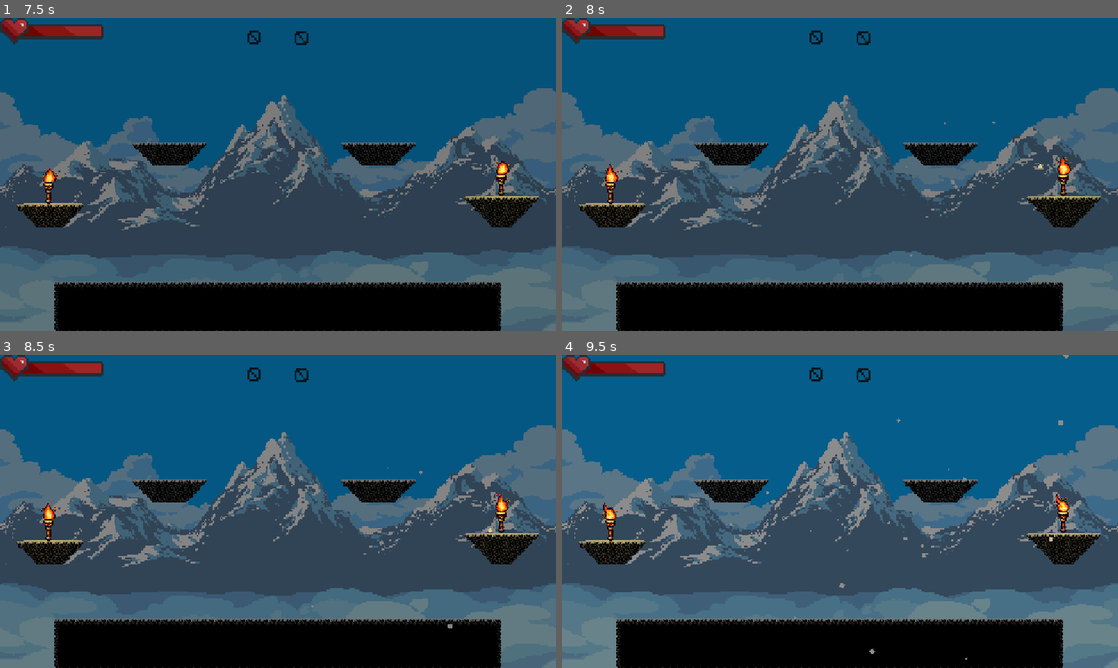
Above: before the commit, frames 1-4 (two rows, left to right).
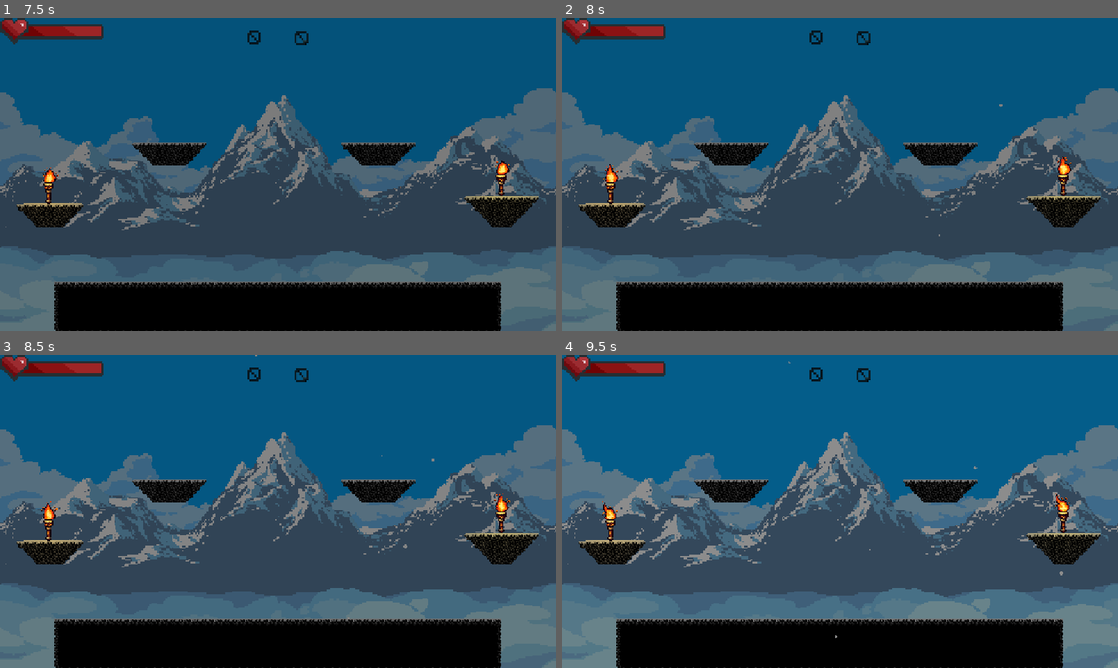
Above: after the commit, the same moments.

Repository: MilDevelop/dynamic-attack
Game: Godot game, scene res://World/main.tscn
The game is run twice, just before and just after one commit, with the same random seed, the same clock (stepped at 60 frames per second) and the same inputs. The engine's default icon, where the game draws it, is replaced by a stand-in: a white triangle on a blue panel in a dark square.
Inputs (mouse positions are in pixels of both pictures, inside the frame that each line leads up to):
- Up to frame 1 (7.5 s): click (278, 196) at 0.52 s; type "12" at 0.6 s; click "ENTER" at 1.25 s; click "ENTER" at 2 s; tap Enter (ui_accept) at 2.75, 3.02, 3.77, 5.27, 6.02, 6.77 s; move the mouse to (400, 158) at 2.77 s; hold Shift (sit) 2.78-3.53 s; hold D (ui_right) 2.78-4.28 s; move the mouse to (166, 190) at 3.52 s; right-click (166, 190) at 3.6 s; tap Shift (sit) at 3.8, 5.1, 6.8 s; move the mouse to (333, 105) at 4.27 s; hold A (ui_left) 4.28-5.03 s; hold Shift (sit) 4.28-5.03 s; click (333, 105) at 4.35 s; move the mouse to (250, 237) at 5.02 s; hold D (ui_right) 5.03-6.53 s; move the mouse to (444, 221) at 5.77 s; hold Shift (sit) 5.78-6.53 s; move the mouse to (111, 127) at 6.52 s; hold A (ui_left) 6.53-7.28 s; right-click (111, 127) at 6.6 s; move the mouse to (305, 174) at 7.27 s; hold D (ui_right) from 7.28 s (still down); hold Shift (sit) from 7.28 s (still down); click (305, 174) at 7.35 s
- Up to frame 2 (8 s): keep holding D (ui_right); keep holding Shift (sit)
- Up to frame 3 (8.5 s): tap Enter (ui_accept) at 8, 8.27 s; move the mouse to (194, 433) at 8.02 s; release D (ui_right) at 8.03 s; release Shift (sit) at 8.03 s; hold A (ui_left) from 8.03 s (still down); tap Shift (sit) at 8.1 s
- Up to frame 4 (9.5 s): keep holding A (ui_left); move the mouse to (962, 495) at 8.77 s; hold Shift (sit) from 8.78 s (still down); tap Enter (ui_accept) at 9.02 s

Frame 1 is identical in both runs. In frame 2, less than 0.1% of the frame differs, in the area x 61-87%, y 27-77%; in frame 3, less than 0.1%; in frame 4, 0.2%, in the area x 3-92%, y 0-98%.

Commit message:
Beta 1.2

Diff:
--- a/Player/player.gd
+++ b/Player/player.gd
@@ -286,6 +286,7 @@
 
 @rpc("any_peer", "call_local")
 func death_and_reboot():
+	AnimPlayer.play("death")
 	health = 0
 	deaths += 1
 	if deaths < 3:
--- a/Player/player.tscn
+++ b/Player/player.tscn
@@ -214,6 +214,38 @@
 atlas = ExtResource("2_i8krh")
 region = Rect2(0, 148, 50, 37)
 
+[sub_resource type="AtlasTexture" id="AtlasTexture_k53q1"]
+atlas = ExtResource("4_fjqp5")
+region = Rect2(192, 148, 48, 37)
+
+[sub_resource type="AtlasTexture" id="AtlasTexture_fhl08"]
+atlas = ExtResource("4_fjqp5")
+region = Rect2(240, 148, 48, 37)
+
+[sub_resource type="AtlasTexture" id="AtlasTexture_vtle1"]
+atlas = ExtResource("4_fjqp5")
+region = Rect2(288, 148, 48, 37)
+
+[sub_resource type="AtlasTexture" id="AtlasTexture_od3ui"]
+atlas = ExtResource("4_fjqp5")
+region = Rect2(0, 185, 48, 37)
+
+[sub_resource type="AtlasTexture" id="AtlasTexture_00tjw"]
+atlas = ExtResource("4_fjqp5")
+region = Rect2(48, 185, 48, 37)
+
+[sub_resource type="AtlasTexture" id="AtlasTexture_x3vf3"]
+atlas = ExtResource("4_fjqp5")
+region = Rect2(96, 185, 48, 37)
+
+[sub_resource type="AtlasTexture" id="AtlasTexture_apopc"]
+atlas = ExtResource("4_fjqp5")
+region = Rect2(144, 185, 48, 37)
+
+[sub_resource type="AtlasTexture" id="AtlasTexture_5htga"]
+atlas = ExtResource("4_fjqp5")
+region = Rect2(192, 185, 48, 37)
+
 [sub_resource type="AtlasTexture" id="AtlasTexture_axhk5"]
 atlas = ExtResource("3_psyry")
 region = Rect2(48, 555, 48, 37)
@@ -433,6 +465,35 @@
 "loop": false,
 "name": &"Slide",
 "speed": 5.0
+}, {
+"frames": [{
+"duration": 1.0,
+"texture": SubResource("AtlasTexture_k53q1")
+}, {
+"duration": 1.0,
+"texture": SubResource("AtlasTexture_fhl08")
+}, {
+"duration": 1.0,
+"texture": SubResource("AtlasTexture_vtle1")
+}, {
+"duration": 1.0,
+"texture": SubResource("AtlasTexture_od3ui")
+}, {
+"duration": 1.0,
+"texture": SubResource("AtlasTexture_00tjw")
+}, {
+"duration": 1.0,
+"texture": SubResource("AtlasTexture_x3vf3")
+}, {
+"duration": 1.0,
+"texture": SubResource("AtlasTexture_apopc")
+}, {
+"duration": 1.0,
+"texture": SubResource("AtlasTexture_5htga")
+}],
+"loop": false,
+"name": &"death",
+"speed": 13.0
 }, {
 "frames": [{
 "duration": 1.0,
@@ -805,6 +866,33 @@
 "transitions": PackedFloat32Array(1, 1),
 "update": 1,
 "values": [false, true]
+}
+
+[sub_resource type="Animation" id="Animation_k53q1"]
+length = 0.615385
+tracks/0/type = "value"
+tracks/0/imported = false
+tracks/0/enabled = true
+tracks/0/path = NodePath("AnimatedSprite2D:frame")
+tracks/0/interp = 1
+tracks/0/loop_wrap = true
+tracks/0/keys = {
+"times": PackedFloat32Array(0, 0.0769231, 0.153846, 0.230769, 0.307692, 0.384615, 0.461538, 0.538462),
+"transitions": PackedFloat32Array(1, 1, 1, 1, 1, 1, 1, 1),
+"update": 1,
+"values": [0, 1, 2, 3, 4, 5, 6, 7]
+}
+tracks/1/type = "value"
+tracks/1/imported = false
+tracks/1/enabled = true
+tracks/1/path = NodePath("AnimatedSprite2D:animation")
+tracks/1/interp = 1
+tracks/1/loop_wrap = true
+tracks/1/keys = {
+"times": PackedFloat32Array(0),
+"transitions": PackedFloat32Array(1),
+"update": 1,
+"values": ["death"]
 }
 
 [sub_resource type="Animation" id="Animation_12aql"]
@@ -859,6 +947,7 @@
 &"RESET": SubResource("Animation_y1iu2"),
 &"Run": SubResource("Animation_1mrg1"),
 &"Slide": SubResource("Animation_bacvu"),
+&"death": SubResource("Animation_k53q1"),
 &"fallen for attack": SubResource("Animation_12aql")
 }
 
@@ -934,7 +1023,7 @@
 position = Vector2(3, -10)
 scale = Vector2(3.18, 3.25676)
 sprite_frames = SubResource("SpriteFrames_8be60")
-animation = &"Attack Around"
+animation = &"death"
 
 [node name="AnimationPlayer" type="AnimationPlayer" parent="."]
 libraries = {
--- a/World/game.gd
+++ b/World/game.gd
@@ -7,11 +7,11 @@
 	NIGHT
 }
 
-enum {
-	SUNNY,
-	SNOW,
-	STORM
-}
+#enum {
+	#SUNNY,
+	#SNOW,
+	#STORM
+#}
 
 @onready var light = $Light/DirectionalLight2D
 @onready var Lighters = $Light/PointLighters/AnimatedWorldSptites
@@ -20,13 +20,13 @@
 @onready var ParticlesOfSnow : ParticleProcessMaterial = $Weather/Snow.process_material
 
 var state : int = MORNING
-var weather_state : int = SUNNY
 var rng = RandomNumberGenerator.new()
 
 func _ready() -> void:
-	if multiplayer.get_unique_id() == 1:
-		rng.randomize()
-		weather_state = rng.randi_range(0, 2)
+	pass
+	#if multiplayer.get_unique_id() == 1:
+		#rng.randomize()
+		#weather_state = rng.randi_range(0, 2)
 
 func _process(delta: float) -> void:
 	Signals.time.emit(light.energy)
@@ -40,17 +40,8 @@
 		EVENING:
 			evening_state.rpc()
 
-	change_weather(weather_state)
+	#change_weather(weather_state)
 
-@rpc("any_peer" ,"call_local", "reliable")
-func change_weather(weather):
-	match weather_state:
-		SUNNY:
-			sunny_state.rpc()
-		SNOW:
-			snow_state.rpc()
-		STORM:
-			storm_state.rpc()
 
 @rpc("any_peer" ,"call_local", "reliable")
 func morning_state():
@@ -73,34 +64,34 @@
 		if node.name != "AnimatedWorldSptites":
 			tween_substrack.tween_property(node, "energy", point, 30)
 
-@rpc("any_peer" ,"call_local")
-func sunny_state():
-	Snow.amount = 0
-	Snow.emitting = false
-
-@rpc("any_peer" ,"call_local")
-func snow_state():
-	Snow.emitting = true
-	Snow.amount = 30
-	ParticlesOfSnow.initial_velocity_max = 0.0
-	ParticlesOfSnow.initial_velocity_min = 0.0
-	#var tween = get_tree().create_tween().bind_node(self).set_trans(Tween.TRANS_ELASTIC)
-	#tween.set_parallel(true)
-	#tween.tween_property(Snow, "amount", 30, 7.5)
-	#tween.tween_property(ParticlesOfSnow, "initial_velocity_min", 0.0, 7.5)
-	#tween.tween_property(ParticlesOfSnow, "initial_velocity_max", 0.0, 7.5)
-
-@rpc("any_peer" ,"call_local")
-func storm_state():
-	Snow.emitting = true
-	Snow.amount = 110
-	ParticlesOfSnow.initial_velocity_max = 15.0
-	ParticlesOfSnow.initial_velocity_min = 40.0
-	#var tween = get_tree().create_tween().bind_node(self).set_trans(Tween.TRANS_ELASTIC)
-	#tween.set_parallel(true)
-	#tween.tween_property(Snow, "amount", 110, 7.5)
-	#tween.tween_property(ParticlesOfSnow, "initial_velocity_min", 15.0, 7.5)
-	#tween.tween_property(ParticlesOfSnow, "initial_velocity_max", 40.0, 7.5)
+#@rpc("any_peer" ,"call_local")
+#func sunny_state():
+	#Snow.amount = 0
+	#Snow.emitting = false
+#
+#@rpc("any_peer" ,"call_local")
+#func snow_state():
+	#Snow.emitting = true
+	#Snow.amount = 30
+	#ParticlesOfSnow.initial_velocity_max = 0.0
+	#ParticlesOfSnow.initial_velocity_min = 0.0
+	##var tween = get_tree().create_tween().bind_node(self).set_trans(Tween.TRANS_ELASTIC)
+	##tween.set_parallel(true)
+	##tween.tween_property(Snow, "amount", 30, 7.5)
+	##tween.tween_property(ParticlesOfSnow, "initial_velocity_min", 0.0, 7.5)
+	##tween.tween_property(ParticlesOfSnow, "initial_velocity_max", 0.0, 7.5)
+	#
+#@rpc("any_peer" ,"call_local")
+#func storm_state():
+	#Snow.emitting = true
+	#Snow.amount = 110
+	#ParticlesOfSnow.initial_velocity_max = 15.0
+	#ParticlesOfSnow.initial_velocity_min = 40.0
+	##var tween = get_tree().create_tween().bind_node(self).set_trans(Tween.TRANS_ELASTIC)
+	##tween.set_parallel(true)
+	##tween.tween_property(Snow, "amount", 110, 7.5)
+	##tween.tween_property(ParticlesOfSnow, "initial_velocity_min", 15.0, 7.5)
+	##tween.tween_property(ParticlesOfSnow, "initial_velocity_max", 40.0, 7.5)
 
 func _on_day_night_timeout() -> void:
 	if state == 3:
@@ -109,6 +100,7 @@
 		state += 1
 
 func _on_change_weather_timeout() -> void:
-	if multiplayer.get_unique_id() == 1:
-		rng.randomize()
-		weather_state = rng.randi_range(0, 2)
+	pass
+	#if multiplayer.get_unique_id() == 1:
+		#rng.randomize()
+		#weather_state = rng.randi_range(0, 2)
--- a/World/main.tscn
+++ b/World/main.tscn
@@ -372,7 +372,7 @@
 [node name="Snow" parent="Game/Weather" instance=ExtResource("4_scvq1")]
 position = Vector2(805, 304)
 scale = Vector2(5.76, 6.6)
-amount = 200
+amount = 40
 
 [node name="ChangeWeather" type="Timer" parent="Game/Weather"]
 wait_time = 90.0
--- a/World/snow.tscn
+++ b/World/snow.tscn
@@ -22,6 +22,6 @@
 
 [node name="Snow" type="GPUParticles2D"]
 scale = Vector2(4.8, 2.92)
-amount = 110
+amount = 40
 lifetime = 4.0
 process_material = SubResource("ParticleProcessMaterial_ov2c2")
Not shown: 1 places in Player/player.tscn that only renumber resources
Not shown, changed: Dynamic Attack.exe
Not shown, changed: Dynamic Attack.pck
Not shown, changed: Dynamic Attack.x86_64
